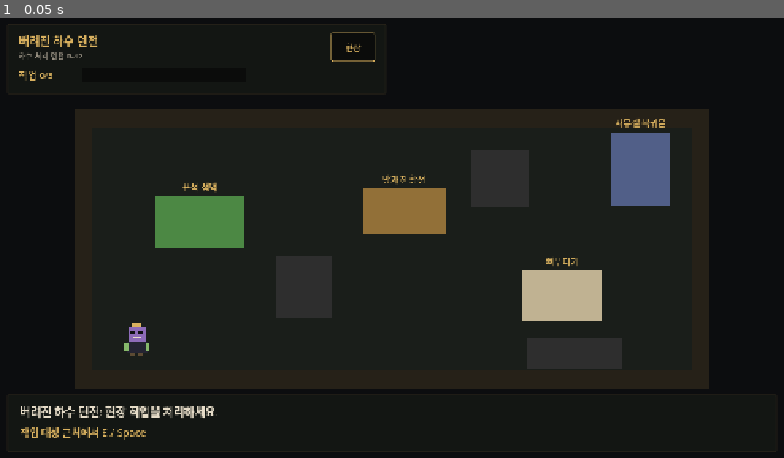
Above: before the commit, frame 1.
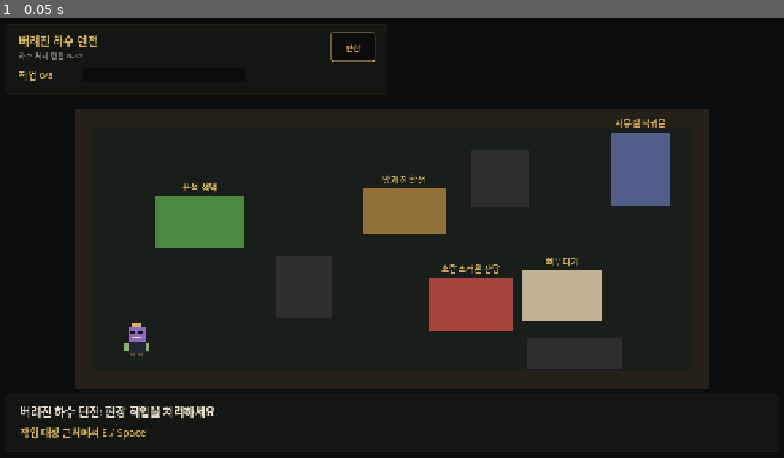
Above: after the commit, the same moment.

Repository: tajokim89/dungeon-cleanup-inc
Game: Godot game, scene res://scenes/DungeonTest.tscn
Same seed, same stepped clock (60 frames per second), same inputs: the game is played once before the commit and once after it. This scene is started directly instead of the project's main scene.
Inputs:
- Up to frame 1 (0.05 s): no input

The runs differ from the first frame. In frame 1, 1.4% of the frame differs, in the area x 54-66%, y 55-72%.

Commit message:
Add tactical battle prototype

Diff:
--- /dev/null
+++ b/scenes/BattleTest.tscn
@@ -0,0 +1,6 @@
+[gd_scene format=3 uid="uid://dgpsr3m8yc27f"]
+
+[ext_resource type="Script" path="res://scripts/BattleTest.gd" id="1_battle"]
+
+[node name="BattleTest" type="Node2D"]
+script = ExtResource("1_battle")
--- /dev/null
+++ b/scripts/BattleTest.gd
@@ -0,0 +1,492 @@
+extends Node2D
+
+const DUNGEON_TEST_SCENE_PATH: String = "res://scenes/DungeonTest.tscn"
+const BOARD_ORIGIN: Vector2 = Vector2(407, 142)
+const GRID_WIDTH: int = 6
+const GRID_HEIGHT: int = 6
+const CELL_SIZE: float = 68.0
+const PLAYER_MAX_HP: int = 12
+const PLAYER_ATTACK: int = 3
+const PLAYER_MOVE_RANGE: int = 2
+
+const COLOR_BACKGROUND: Color = Color(0.05, 0.052, 0.061)
+const COLOR_TILE_A: Color = Color(0.11, 0.119, 0.137)
+const COLOR_TILE_B: Color = Color(0.087, 0.095, 0.112)
+const COLOR_TILE_BORDER: Color = Color(0.27, 0.235, 0.165)
+const COLOR_PLAYER: Color = Color(0.502, 0.686, 0.408)
+const COLOR_ENEMY: Color = Color(0.671, 0.294, 0.271)
+const COLOR_PANEL: Color = Color(0.078, 0.083, 0.098)
+const COLOR_PANEL_DARK: Color = Color(0.047, 0.052, 0.063)
+const COLOR_TEXT: Color = Color(0.902, 0.863, 0.784)
+const COLOR_GOLD: Color = Color(0.851, 0.694, 0.373)
+const COLOR_MUTED: Color = Color(0.604, 0.573, 0.518)
+const COLOR_WARNING: Color = Color(0.808, 0.431, 0.349)
+
+var current_contract: Dictionary = {}
+var combat_event: Dictionary = {}
+var player_cell: Vector2i = Vector2i(0, 2)
+var player_hp: int = PLAYER_MAX_HP
+var enemies: Array[Dictionary] = []
+var turn_state: String = "player"
+var board_layer: Node2D
+var unit_layer: Node2D
+var title_label: Label
+var hp_label: Label
+var status_label: Label
+var prompt_label: Label
+var return_button: Button
+
+
+func _ready() -> void:
+	current_contract = GameState.get_selected_contract()
+	if current_contract.is_empty():
+		current_contract = GameState.get_default_contract()
+
+	combat_event = GameState.get_combat_event(current_contract)
+	if combat_event.is_empty():
+		combat_event = {
+			"title": "현장 전투",
+			"label": "방해 세력"
+		}
+
+	setup_enemies()
+	build_battle()
+	update_units()
+	update_status("전투 시작: 이동하거나 인접한 적을 공격하세요.")
+
+
+func setup_enemies() -> void:
+	enemies = [
+		{
+			"id": "holdout_a",
+			"label": "탐사대 잔당",
+			"cell": Vector2i(4, 1),
+			"hp": 4,
+			"attack": 2
+		},
+		{
+			"id": "holdout_b",
+			"label": "고용 검문관",
+			"cell": Vector2i(5, 4),
+			"hp": 5,
+			"attack": 2
+		}
+	]
+
+
+func build_battle() -> void:
+	create_background()
+	create_board()
+	create_ui()
+
+
+func create_background() -> void:
+	var background := ColorRect.new()
+	background.name = "Background"
+	background.color = COLOR_BACKGROUND
+	background.position = Vector2.ZERO
+	background.size = Vector2(1270, 720)
+	add_child(background)
+
+
+func create_board() -> void:
+	board_layer = Node2D.new()
+	board_layer.name = "BoardLayer"
+	add_child(board_layer)
+
+	for y in range(GRID_HEIGHT):
+		for x in range(GRID_WIDTH):
+			var tile := PanelContainer.new()
+			tile.name = "Tile_%d_%d" % [x, y]
+			tile.position = cell_to_position(Vector2i(x, y))
+			tile.size = Vector2(CELL_SIZE, CELL_SIZE)
+			var tile_color := COLOR_TILE_A if (x + y) % 2 == 0 else COLOR_TILE_B
+			tile.add_theme_stylebox_override("panel", make_panel_style(tile_color, COLOR_TILE_BORDER, 1))
+			board_layer.add_child(tile)
+
+	unit_layer = Node2D.new()
+	unit_layer.name = "UnitLayer"
+	add_child(unit_layer)
+
+
+func create_ui() -> void:
+	var canvas := CanvasLayer.new()
+	canvas.name = "CanvasLayer"
+	add_child(canvas)
+
+	var panel := PanelContainer.new()
+	panel.name = "StatusPanel"
+	panel.offset_left = 24
+	panel.offset_top = 20
+	panel.offset_right = 760
+	panel.offset_bottom = 138
+	panel.add_theme_stylebox_override("panel", make_panel_style(COLOR_PANEL, COLOR_TILE_BORDER, 2))
+	canvas.add_child(panel)
+
+	var margin := MarginContainer.new()
+	margin.add_theme_constant_override("margin_left", 16)
+	margin.add_theme_constant_override("margin_top", 12)
+	margin.add_theme_constant_override("margin_right", 16)
+	margin.add_theme_constant_override("margin_bottom", 12)
+	panel.add_child(margin)
+
+	var layout := VBoxContainer.new()
+	layout.add_theme_constant_override("separation", 8)
+	margin.add_child(layout)
+
+	var header := HBoxContainer.new()
+	header.add_theme_constant_override("separation", 12)
+	layout.add_child(header)
+
+	var title_box := VBoxContainer.new()
+	title_box.size_flags_horizontal = Control.SIZE_EXPAND_FILL
+	title_box.add_theme_constant_override("separation", 1)
+	header.add_child(title_box)
+
+	title_label = make_label(String(combat_event.get("title", "현장 전투")), 19, COLOR_GOLD)
+	title_box.add_child(title_label)
+
+	var subtitle := make_label(String(current_contract.get("title", "계약 현장")), 12, COLOR_MUTED)
+	title_box.add_child(subtitle)
+
+	return_button = Button.new()
+	return_button.text = "현장 복귀"
+	return_button.disabled = true
+	return_button.custom_minimum_size = Vector2(110.0, 34.0)
+	return_button.pressed.connect(return_to_dungeon)
+	header.add_child(return_button)
+
+	hp_label = make_label("", 15, COLOR_TEXT)
+	layout.add_child(hp_label)
+
+	var message_panel := PanelContainer.new()
+	message_panel.name = "MessagePanel"
+	message_panel.anchor_left = 0.0
+	message_panel.anchor_top = 1.0
+	message_panel.anchor_right = 1.0
+	message_panel.anchor_bottom = 1.0
+	message_panel.offset_left = 24
+	message_panel.offset_top = -112
+	message_panel.offset_right = -24
+	message_panel.offset_bottom = -20
+	message_panel.add_theme_stylebox_override("panel", make_panel_style(COLOR_PANEL, COLOR_TILE_BORDER, 2))
+	canvas.add_child(message_panel)
+
+	var message_margin := MarginContainer.new()
+	message_margin.add_theme_constant_override("margin_left", 18)
+	message_margin.add_theme_constant_override("margin_top", 12)
+	message_margin.add_theme_constant_override("margin_right", 18)
+	message_margin.add_theme_constant_override("margin_bottom", 12)
+	message_panel.add_child(message_margin)
+
+	var message_layout := VBoxContainer.new()
+	message_layout.add_theme_constant_override("separation", 6)
+	message_margin.add_child(message_layout)
+
+	status_label = make_label("", 18, COLOR_TEXT)
+	status_label.custom_minimum_size = Vector2(0.0, 28.0)
+	prompt_label = make_label("클릭: 이동/공격 | 방향키: 이동 | Space/Enter: 인접 공격", 15, COLOR_GOLD)
+	prompt_label.custom_minimum_size = Vector2(0.0, 24.0)
+	message_layout.add_child(status_label)
+	message_layout.add_child(prompt_label)
+
+
+func update_units() -> void:
+	for child in unit_layer.get_children():
+		child.queue_free()
+
+	create_unit_marker("PlayerUnit", player_cell, COLOR_PLAYER, "사장\nHP %d" % player_hp)
+	for enemy: Dictionary in enemies:
+		create_unit_marker(
+			String(enemy.get("id", "Enemy")),
+			enemy.get("cell", Vector2i.ZERO),
+			COLOR_ENEMY,
+			"%s\nHP %d" % [String(enemy.get("label", "적")), int(enemy.get("hp", 0))]
+		)
+
+	update_hud()
+
+
+func create_unit_marker(node_name: String, cell: Vector2i, color: Color, text: String) -> void:
+	var marker := PanelContainer.new()
+	marker.name = node_name
+	marker.position = cell_to_position(cell) + Vector2(7.0, 7.0)
+	marker.size = Vector2(CELL_SIZE - 14.0, CELL_SIZE - 14.0)
+	marker.add_theme_stylebox_override("panel", make_panel_style(color, Color.WHITE, 1))
+	unit_layer.add_child(marker)
+
+	var label := make_label(text, 13, Color.WHITE)
+	label.horizontal_alignment = HORIZONTAL_ALIGNMENT_CENTER
+	label.vertical_alignment = VERTICAL_ALIGNMENT_CENTER
+	label.autowrap_mode = TextServer.AUTOWRAP_WORD_SMART
+	marker.add_child(label)
+
+
+func _unhandled_input(event: InputEvent) -> void:
+	if turn_state == "won":
+		if event is InputEventKey:
+			var win_key := event as InputEventKey
+			if win_key.pressed and not win_key.echo and (win_key.keycode == KEY_ENTER or win_key.keycode == KEY_SPACE):
+				return_to_dungeon()
+		return
+
+	if turn_state == "lost":
+		if event is InputEventKey:
+			var lose_key := event as InputEventKey
+			if lose_key.pressed and not lose_key.echo and lose_key.keycode == KEY_R:
+				restart_battle()
+		return
+
+	if turn_state != "player":
+		return
+
+	if event is InputEventMouseButton:
+		var mouse_event := event as InputEventMouseButton
+		if mouse_event.pressed and mouse_event.button_index == MOUSE_BUTTON_LEFT:
+			var cell := point_to_cell(mouse_event.position)
+			if is_cell_inside(cell):
+				handle_player_cell_action(cell)
+
+	if event is InputEventKey:
+		var key_event := event as InputEventKey
+		if key_event.pressed and not key_event.echo:
+			handle_player_key(key_event.keycode)
+
+
+func handle_player_key(keycode: Key) -> void:
+	var offset := Vector2i.ZERO
+	match keycode:
+		KEY_LEFT, KEY_A:
+			offset = Vector2i.LEFT
+		KEY_RIGHT, KEY_D:
+			offset = Vector2i.RIGHT
+		KEY_UP, KEY_W:
+			offset = Vector2i.UP
+		KEY_DOWN, KEY_S:
+			offset = Vector2i.DOWN
+		KEY_SPACE, KEY_ENTER:
+			attack_first_adjacent_enemy()
+			return
+
+	if offset != Vector2i.ZERO:
+		handle_player_cell_action(player_cell + offset)
+
+
+func handle_player_cell_action(cell: Vector2i) -> void:
+	var enemy_index := get_enemy_index_at_cell(cell)
+	if enemy_index != -1:
+		if get_cell_distance(player_cell, cell) == 1:
+			player_attack(enemy_index)
+			if turn_state == "player":
+				end_player_turn()
+		else:
+			update_status("공격하려면 인접해야 합니다.")
+		return
+
+	if get_cell_distance(player_cell, cell) > PLAYER_MOVE_RANGE:
+		update_status("이동 범위를 벗어났습니다.")
+		return
+
+	if is_cell_occupied(cell):
+		update_status("이미 점유된 칸입니다.")
+		return
+
+	player_cell = cell
+	update_status("보스를 이동했습니다.")
+	update_units()
+	end_player_turn()
+
+
+func attack_first_adjacent_enemy() -> void:
+	for index in range(enemies.size()):
+		var enemy: Dictionary = enemies[index]
+		if get_cell_distance(player_cell, enemy.get("cell", Vector2i.ZERO)) == 1:
+			player_attack(index)
+			if turn_state == "player":
+				end_player_turn()
+			return
+
+	update_status("인접한 적이 없습니다.")
+
+
+func player_attack(enemy_index: int) -> void:
+	var enemy: Dictionary = enemies[enemy_index]
+	var next_hp := int(enemy.get("hp", 0)) - PLAYER_ATTACK
+	enemy["hp"] = next_hp
+	if next_hp <= 0:
+		var defeated_label := String(enemy.get("label", "적"))
+		enemies.remove_at(enemy_index)
+		update_status("%s 제압." % defeated_label)
+	else:
+		update_status("%s에게 피해 %d." % [String(enemy.get("label", "적")), PLAYER_ATTACK])
+
+	update_units()
+	if enemies.is_empty():
+		resolve_victory()
+
+
+func end_player_turn() -> void:
+	if turn_state != "player":
+		return
+
+	turn_state = "enemy"
+	update_hud()
+	await get_tree().create_timer(0.25).timeout
+	run_enemy_turn()
+
+
+func run_enemy_turn() -> void:
+	var messages: Array[String] = []
+	for enemy: Dictionary in enemies:
+		if get_cell_distance(enemy.get("cell", Vector2i.ZERO), player_cell) == 1:
+			player_hp -= int(enemy.get("attack", 1))
+			messages.append("%s 공격" % String(enemy.get("label", "적")))
+		else:
+			enemy["cell"] = get_enemy_step_toward_player(enemy)
+			messages.append("%s 접근" % String(enemy.get("label", "적")))
+
+		if player_hp <= 0:
+			break
+
+	if player_hp <= 0:
+		player_hp = 0
+		turn_state = "lost"
+		update_units()
+		update_status("전투 실패: R로 재시도")
+		prompt_label.text = "R: 재시도"
+		return
+
+	turn_state = "player"
+	update_units()
+	update_status(" / ".join(messages))
+
+
+func get_enemy_step_toward_player(enemy: Dictionary) -> Vector2i:
+	var enemy_cell: Vector2i = enemy.get("cell", Vector2i.ZERO)
+	var enemy_id := String(enemy.get("id", ""))
+	var candidates: Array[Vector2i] = []
+
+	if player_cell.x != enemy_cell.x:
+		candidates.append(enemy_cell + Vector2i(signi(player_cell.x - enemy_cell.x), 0))
+	if player_cell.y != enemy_cell.y:
+		candidates.append(enemy_cell + Vector2i(0, signi(player_cell.y - enemy_cell.y)))
+
+	for candidate: Vector2i in candidates:
+		if is_cell_inside(candidate) and not is_cell_blocked_for_enemy(candidate, enemy_id):
+			return candidate
+
+	return enemy_cell
+
+
+func is_cell_blocked_for_enemy(cell: Vector2i, moving_enemy_id: String) -> bool:
+	if cell == player_cell:
+		return true
+
+	for enemy: Dictionary in enemies:
+		if String(enemy.get("id", "")) == moving_enemy_id:
+			continue
+		if enemy.get("cell", Vector2i.ZERO) == cell:
+			return true
+	return false
+
+
+func resolve_victory() -> void:
+	turn_state = "won"
+	var report := "%s 해결: 방해 세력을 제압했습니다." % String(combat_event.get("title", "현장 전투"))
+	GameState.set_field_battle_resolved(report)
+	return_button.disabled = false
+	prompt_label.text = "Space/Enter 또는 버튼: 현장 복귀"
+	update_status(report)
+	update_hud()
+
+
+func restart_battle() -> void:
+	player_cell = Vector2i(0, 2)
+	player_hp = PLAYER_MAX_HP
+	turn_state = "player"
+	setup_enemies()
+	update_units()
+	prompt_label.text = "클릭: 이동/공격 | 방향키: 이동 | Space/Enter: 인접 공격"
+	update_status("전투 재시작.")
+
+
+func return_to_dungeon() -> void:
+	get_tree().change_scene_to_file(DUNGEON_TEST_SCENE_PATH)
+
+
+func update_status(message: String) -> void:
+	status_label.text = message
+	update_hud()
+
+
+func update_hud() -> void:
+	if hp_label == null:
+		return
+
+	var enemy_count := enemies.size()
+	var turn_text := "아군 턴"
+	if turn_state == "enemy":
+		turn_text = "적 턴"
+	elif turn_state == "won":
+		turn_text = "승리"
+	elif turn_state == "lost":
+		turn_text = "패배"
+
+	hp_label.text = "보스 HP %d/%d | 적 %d | %s" % [player_hp, PLAYER_MAX_HP, enemy_count, turn_text]
+
+
+func cell_to_position(cell: Vector2i) -> Vector2:
+	return BOARD_ORIGIN + Vector2(float(cell.x) * CELL_SIZE, float(cell.y) * CELL_SIZE)
+
+
+func point_to_cell(point: Vector2) -> Vector2i:
+	var local := point - BOARD_ORIGIN
+	return Vector2i(floori(local.x / CELL_SIZE), floori(local.y / CELL_SIZE))
+
+
+func is_cell_inside(cell: Vector2i) -> bool:
+	return cell.x >= 0 and cell.y >= 0 and cell.x < GRID_WIDTH and cell.y < GRID_HEIGHT
+
+
+func is_cell_occupied(cell: Vector2i) -> bool:
+	if cell == player_cell:
+		return true
+	return get_enemy_index_at_cell(cell) != -1
+
+
+func get_enemy_index_at_cell(cell: Vector2i) -> int:
+	for index in range(enemies.size()):
+		var enemy: Dictionary = enemies[index]
+		if enemy.get("cell", Vector2i.ZERO) == cell:
+			return index
+	return -1
+
+
+func get_cell_distance(a: Vector2i, b: Vector2i) -> int:
+	return absi(a.x - b.x) + absi(a.y - b.y)
+
+
+func signi(value: int) -> int:
+	if value > 0:
+		return 1
+	if value < 0:
+		return -1
+	return 0
+
+
+func make_label(text: String, font_size: int, color: Color) -> Label:
+	var label := Label.new()
+	label.text = text
+	label.autowrap_mode = TextServer.AUTOWRAP_WORD_SMART
+	label.add_theme_font_size_override("font_size", font_size)
+	label.add_theme_color_override("font_color", color)
+	return label
+
+
+func make_panel_style(bg_color: Color, border_color: Color, border_width: int) -> StyleBoxFlat:
+	var style := StyleBoxFlat.new()
+	style.bg_color = bg_color
+	style.border_color = border_color
+	style.set_border_width_all(border_width)
+	style.set_corner_radius_all(2)
+	return style
--- a/scripts/DungeonTest.gd
+++ b/scripts/DungeonTest.gd
@@ -2,6 +2,7 @@
 
 const BossTexture = preload("res://assets/sprites/boss_placeholder.svg")
 const OFFICE_SCENE_PATH: String = "res://scenes/Office.tscn"
+const BATTLE_TEST_SCENE_PATH: String = "res://scenes/BattleTest.tscn"
 
 const COLOR_BACKGROUND: Color = Color(0.047, 0.052, 0.061)
 const COLOR_FLOOR: Color = Color(0.102, 0.118, 0.102)
@@ -11,6 +12,7 @@
 const COLOR_TRAP: Color = Color(0.573, 0.439, 0.22)
 const COLOR_BONE: Color = Color(0.753, 0.698, 0.573)
 const COLOR_EXIT: Color = Color(0.318, 0.373, 0.533)
+const COLOR_COMBAT: Color = Color(0.651, 0.263, 0.239)
 const COLOR_COMPLETED: Color = Color(0.224, 0.443, 0.329)
 const COLOR_TEXT: Color = Color(0.902, 0.863, 0.784)
 const COLOR_GOLD: Color = Color(0.851, 0.694, 0.373)
@@ -39,7 +41,10 @@
 		current_contract = GameState.get_default_contract()
 
 	build_dungeon()
-	status_label.text = "%s: 현장 작업을 처리하세요." % String(current_contract.get("title", "현장"))
+	if GameState.field_battle_resolved and GameState.last_battle_report != "":
+		status_label.text = GameState.last_battle_report
+	else:
+		status_label.text = "%s: 현장 작업을 처리하세요." % String(current_contract.get("title", "현장"))
 	prompt_label.text = "작업 대상 근처에서 E / Space"
 	update_progress_label()
 
@@ -88,6 +93,8 @@
 			get_task_color(String(task.get("kind", "")))
 		)
 
+	create_combat_event()
+
 	create_interactable(
 		"ReturnDoor",
 		"사무실 복귀문",
@@ -267,6 +274,34 @@
 	var visual := create_interactable(node_name, label, action, position, size, color)
 	task_visuals[node_name] = visual
 	task_completed[node_name] = false
+	if GameState.is_field_task_completed(node_name):
+		restore_completed_task(node_name, label)
+
+
+func create_combat_event() -> void:
+	if not GameState.should_spawn_combat_event(current_contract):
+		return
+
+	var combat_event := GameState.get_combat_event(current_contract)
+	create_interactable(
+		"CombatEvent",
+		String(combat_event.get("label", "전투 이벤트")),
+		String(combat_event.get("action", "현장 전투를 시작합니다.")),
+		combat_event.get("position", Vector2(760, 465)),
+		combat_event.get("size", Vector2(132, 84)),
+		COLOR_COMBAT
+	)
+
+
+func restore_completed_task(task_name: String, task_label: String) -> void:
+	task_completed[task_name] = true
+	completed_task_count += 1
+
+	var interactable: Interactable = get_node_or_null(task_name) as Interactable
+	if interactable != null:
+		interactable.action = "%s은 이미 처리했습니다." % task_label
+
+	apply_task_completed_visual(task_name, task_label)
 
 
 func get_task_color(kind: String) -> Color:
@@ -382,6 +417,10 @@
 		try_return_to_office()
 		return
 
+	if target_name == "CombatEvent":
+		call_deferred("go_to_battle")
+		return
+
 	if task_completed.has(target_name):
 		complete_task(target_name, target)
 
@@ -399,21 +438,28 @@
 	task_completed[task_name] = true
 	completed_task_count += 1
 	target.action = "%s은 이미 처리했습니다." % target.label
-
+	GameState.mark_field_task_completed(task_name)
+
+	apply_task_completed_visual(task_name, target.label)
+	status_label.text = "현장 작업 완료: %s" % target.label
+	update_progress_label()
+
+	if completed_task_count >= total_task_count:
+		if GameState.should_spawn_combat_event(current_contract):
+			prompt_label.text = "남은 전투 이벤트를 처리하세요."
+		else:
+			prompt_label.text = "복귀문으로 돌아가세요."
+
+
+func apply_task_completed_visual(task_name: String, task_label: String) -> void:
 	var visual: ColorRect = task_visuals[task_name] as ColorRect
 	if visual != null:
 		visual.color = COLOR_COMPLETED
 
 	var label_node: Label = task_labels[task_name] as Label
 	if label_node != null:
-		label_node.text = "%s 완료" % target.label
+		label_node.text = "%s 완료" % task_label
 		label_node.add_theme_color_override("font_color", COLOR_MUTED)
-
-	status_label.text = "현장 작업 완료: %s" % target.label
-	update_progress_label()
-
-	if completed_task_count >= total_task_count:
-		prompt_label.text = "복귀문으로 돌아가세요."
 
 
 func try_return_to_office() -> void:
@@ -421,6 +467,10 @@
 		status_label.text = "아직 처리할 작업이 남아 있습니다. %d/%d" % [completed_task_count, total_task_count]
 		return
 
+	if GameState.should_spawn_combat_event(current_contract):
+		status_label.text = "현장을 방해하는 전투 이벤트를 먼저 해결하세요."
+		return
+
 	call_deferred("return_to_office")
 
 
@@ -429,6 +479,10 @@
 	get_tree().change_scene_to_file(OFFICE_SCENE_PATH)
 
 
+func go_to_battle() -> void:
+	get_tree().change_scene_to_file(BATTLE_TEST_SCENE_PATH)
+
+
 func apply_field_settlement() -> void:
 	if settlement_applied:
 		return
--- a/scripts/GameState.gd
+++ b/scripts/GameState.gd
@@ -48,7 +48,22 @@
 				"position": Vector2(905, 452),
 				"size": Vector2(126, 80)
 			}
-		]
+		],
+		"combat_event": {
+			"id": "sewer_holdout",
+			"title": "하수 던전 잔당 진압",
+			"label": "소란스러운 잔당",
+			"action": "청소 작업을 방해하는 탐사대 잔당과 교전합니다.",
+			"position": Vector2(760, 465),
+			"size": Vector2(132, 84),
+			"settlement_bonus": {
+				"money": 15,
+				"hell_trust": 2,
+				"human_reputation": 0,
+				"hygiene": 0,
+				"illegal_risk": -1
+			}
+		}
 	},
 	{
 		"id": "crypt_reset",
@@ -140,6 +155,9 @@
 var illegal_risk: int = INITIAL_ILLEGAL_RISK
 var last_report: String = ""
 var selected_contract_id: String = ""
+var field_completed_task_ids: Array[String] = []
+var field_battle_resolved: bool = false
+var last_battle_report: String = ""
 
 
 func reset() -> void:
@@ -151,6 +169,7 @@
 	illegal_risk = INITIAL_ILLEGAL_RISK
 	last_report = ""
 	selected_contract_id = ""
+	clear_field_operation_state()
 	changed.emit()
 
 
@@ -215,12 +234,14 @@
 		return false
 
 	selected_contract_id = contract_id
+	clear_field_operation_state()
 	changed.emit()
 	return true
 
 
 func clear_selected_contract() -> void:
 	selected_contract_id = ""
+	clear_field_operation_state()
 	changed.emit()
 
 
@@ -236,6 +257,10 @@
 
 func get_reward_text(contract: Dictionary) -> String:
 	var reward: Dictionary = contract.get("reward", {})
+	return format_reward_text(reward)
+
+
+func format_reward_text(reward: Dictionary) -> String:
 	return "자금 %s / 신뢰 %s / 평판 %s / 위생 %s / 리스크 %s" % [
 		format_delta(int(reward.get("money", 0))),
 		format_delta(int(reward.get("hell_trust", 0))),
@@ -245,16 +270,71 @@
 	]
 
 
+func get_combat_event(contract: Dictionary) -> Dictionary:
+	var combat_event: Dictionary = contract.get("combat_event", {})
+	return combat_event.duplicate(true)
+
+
+func contract_has_combat_event(contract: Dictionary) -> bool:
+	return not get_combat_event(contract).is_empty()
+
+
+func should_spawn_combat_event(contract: Dictionary) -> bool:
+	return contract_has_combat_event(contract) and not field_battle_resolved
+
+
+func get_settlement_reward(contract: Dictionary) -> Dictionary:
+	var reward: Dictionary = contract.get("reward", {}).duplicate(true)
+	if not field_battle_resolved:
+		return reward
+
+	var combat_event := get_combat_event(contract)
+	var bonus: Dictionary = combat_event.get("settlement_bonus", {})
+	for key: String in ["money", "hell_trust", "human_reputation", "hygiene", "illegal_risk"]:
+		reward[key] = int(reward.get(key, 0)) + int(bonus.get(key, 0))
+	return reward
+
+
+func mark_field_task_completed(task_id: String) -> void:
+	if field_completed_task_ids.has(task_id):
+		return
+
+	field_completed_task_ids.append(task_id)
+	changed.emit()
+
+
+func is_field_task_completed(task_id: String) -> bool:
+	return field_completed_task_ids.has(task_id)
+
+
+func set_field_battle_resolved(report: String) -> void:
+	field_battle_resolved = true
+	last_battle_report = report
+	changed.emit()
+
+
+func clear_field_operation_state() -> void:
+	field_completed_task_ids.clear()
+	field_battle_resolved = false
+	last_battle_report = ""
+
+
 func apply_contract_field_report(contract: Dictionary, completed_count: int, total_count: int) -> void:
-	var reward: Dictionary = contract.get("reward", {})
-	var report: String = "%s 보고: 작업 %d/%d 완료 | %s" % [
+	var reward := get_settlement_reward(contract)
+	var battle_result_text := ""
+	if field_battle_resolved:
+		battle_result_text = " | 전투 해결"
+
+	var report: String = "%s 보고: 작업 %d/%d 완료%s | %s" % [
 		String(contract.get("title", "현장")),
 		completed_count,
 		total_count,
-		get_reward_text(contract)
+		battle_result_text,
+		format_reward_text(reward)
 	]
 
 	selected_contract_id = ""
+	clear_field_operation_state()
 	apply_field_report(
 		report,
 		int(reward.get("money", 0)),
Not shown, added: scripts/BattleTest.gd.uid
